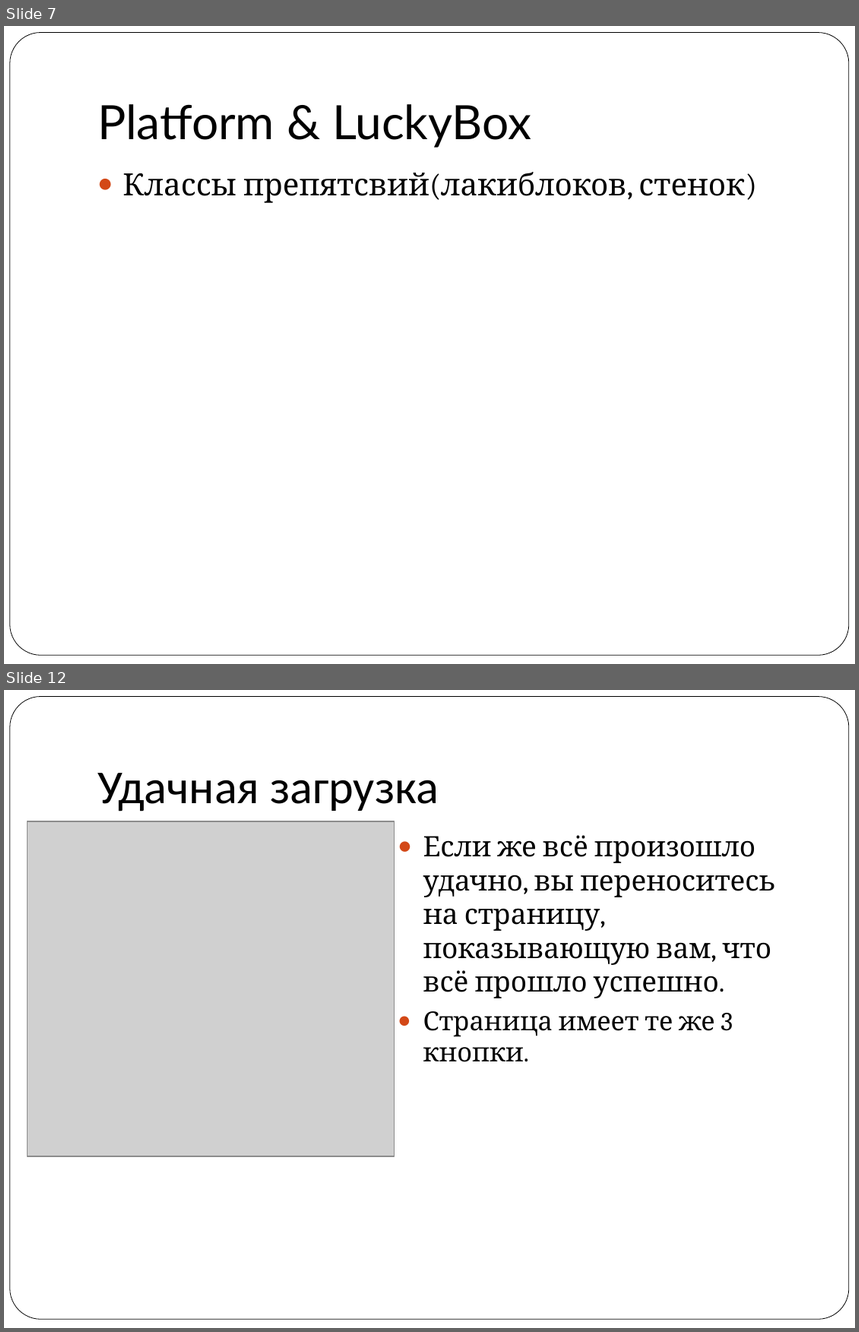
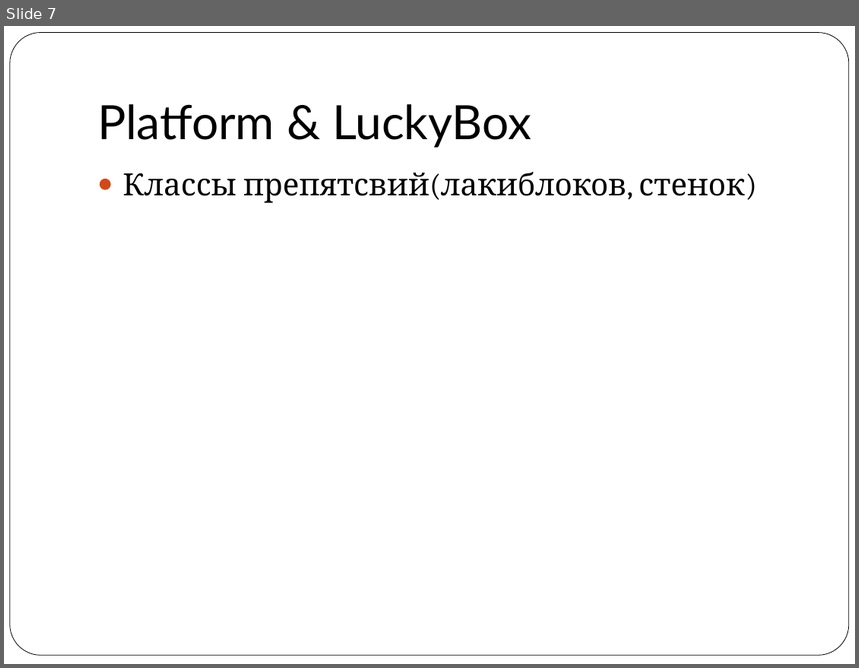
Before and after one commit to vitaly06/SuperMario, a slide deck: piton.ppt. Shown one above the other, each under a label of ours: slides 7 and 12 before the commit, slide 7 after it; the slides between them are not shown. The pictures are 859x1332 and 859x668 pixels, drawn with LibreOffice and Linux fonts; fonts in the diff are those of the drawing; grey boxes stand for pictures. Boxes give left, top, right and bottom in pixels: in the first picture for what was removed or moved away, otherwise in the second. Text is boxed around its words. In the diff, an @@ line names an element or a change of style, - is before the commit and + after.

```diff
--- a/piton.ppt
+++ b/piton.ppt
@@ slide 12 removed at bbox=[4, 690, 855, 1328], background #FFFFFF; not listed: 1 template element that a slide beside it also shows @@
@@ title removed at bbox=[97, 773, 439, 812] @@
-Удачная загрузка
@@ picture removed at bbox=[27, 822, 394, 1157] @@
@@ text removed at bbox=[424, 835, 775, 1062] @@
-● Если же всё произошло удачно, вы переноситесь на страницу, показывающую вам, что всё прошло успешно.
-● Страница имеет те же 3 кнопки.
```
Also in this commit, not shown: 2 slides changed, 4 slides added, 7 other slides removed.
